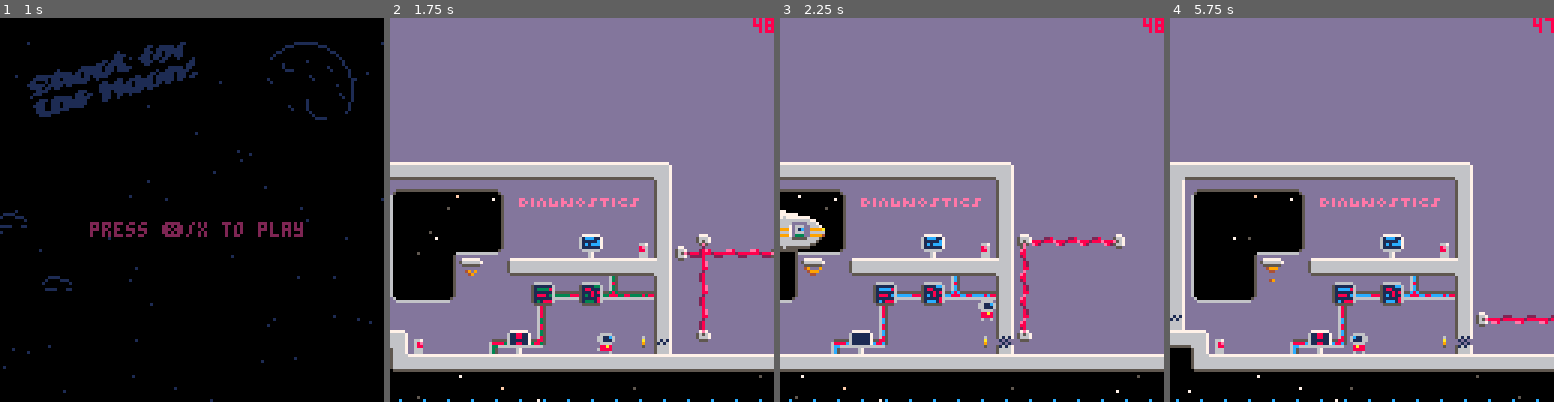
Above: before the commit, frames 1-4 (left to right).
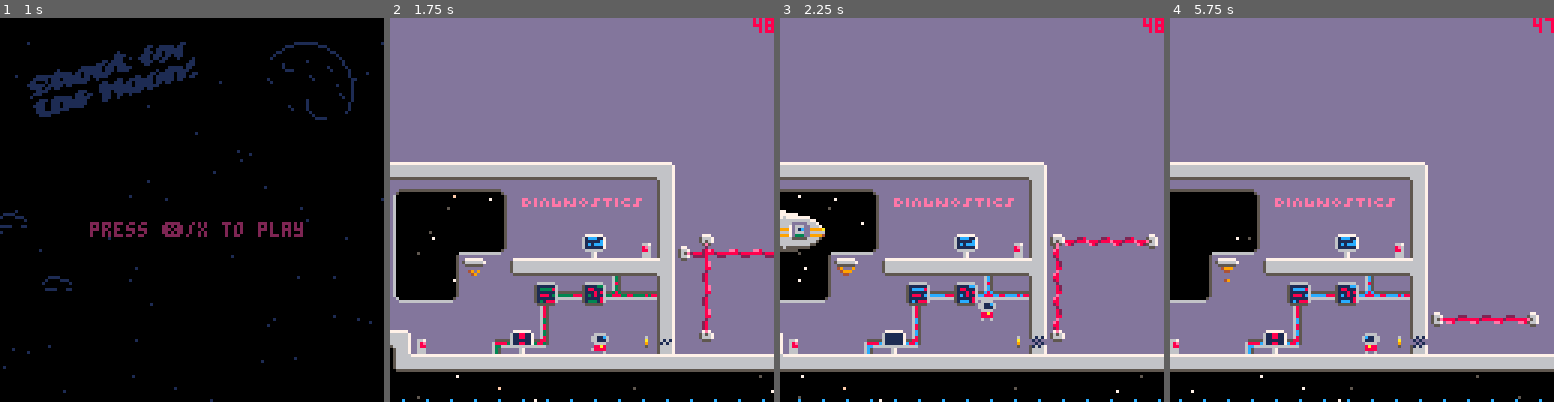
Above: after the commit, the same moments.

Repository: jgradim/gameoff-2020
Game: PICO-8 cartridge moonshot.p8
The game is run twice, just before and just after one commit, with the same random seed, the same clock (stepped at 60 frames per second) and the same inputs.
Inputs:
- Up to frame 1 (1 s): tap X (X key) at 0.33 s; tap O (Z key) at 0.7 s
- Up to frame 2 (1.75 s): tap X (X key) at 1.07 s; hold Right from 1.6 s (still down); tap O (Z key) at 1.7 s
- Up to frame 3 (2.25 s): tap X (X key) at 1.85 s; release Right at 2.1 s; tap O (Z key) at 2.1 s; hold Up from 2.15 s (still down)
- Up to frame 4 (5.75 s): release Up at 2.42 s; hold Right 2.47-3.03 s; tap O (Z key) every 0.4 s from 2.5 to 5.7 s; tap X (X key) at 2.97, 4.08, 5.2 s; hold Left 3.08-3.58 s; hold Down 3.63-3.97 s; hold Right 4.02-4.68 s; hold Up 4.73-5.03 s; hold Left 5.08-5.68 s; hold Down from 5.73 s (still down)

Frame 1 is identical in both runs. In frame 2, 6.2% of the frame differs, in the area x 0-100%, y 37-100%; in frame 3, 14%; in frame 4, 18%.

Commit message:
Remove usage of bucket

Diff:
--- a/moonshot.p8
+++ b/moonshot.p8
@@ -17,7 +17,7 @@
 gravity=0.1
 
 --movement multiplier per cycle
-inertia=0.75
+inertia=1/2
 
 -------------
 ---sprites---
@@ -968,8 +968,8 @@
 
  init=function(c,p)
   if p then
-   c.x+=bucket(p.x-c.x-64)
-   c.y+=bucket(p.y-c.y-64)
+   c.x+=p.x-c.x-64
+   c.y+=p.y-c.y-64
   else
    c.x=0
    c.y=0
@@ -978,13 +978,13 @@
  end,
 
  move=function(c,p)
-  c.x+=bucket((p.x-64-c.x)/c.frms)
+  c.x+=(p.x-64-c.x)/c.frms
   c.x=mid(-64,c.x,map_width+64)
 
-  c.y+=bucket((p.y-64-c.y)/c.frms)
+  c.y+=(p.y-64-c.y)/c.frms
   c.y=mid(0,c.y,map_height-128)
 
-  c.shk=bucket(c.shk*0.9)
+  c.shk=c.shk*0.9
  end,
 
  draw=function(c)
@@ -1988,8 +1988,8 @@
   local f=ef_smooth(
    abs((time()-st+3)%6-3)/3
   )
-  plat.dx=bucket(x+dx*f+0.5-plat.x)
-  plat.dy=bucket(y+dy*f+0.5-plat.y)
+  plat.dx=x+dx*f+0.5-plat.x
+  plat.dy=y+dy*f+0.5-plat.y
  end
 end
 
@@ -2217,8 +2217,8 @@
   abs(t()%spd-(spd/2))/(spd/2)
  )
 
- e.x+=bucket(x+dx*f-e.x)
- e.y+=bucket(y+dy*f-e.y)
+ e.x+=x+dx*f-e.x
+ e.y+=y+dy*f-e.y
 end
 
 function init_laser(
